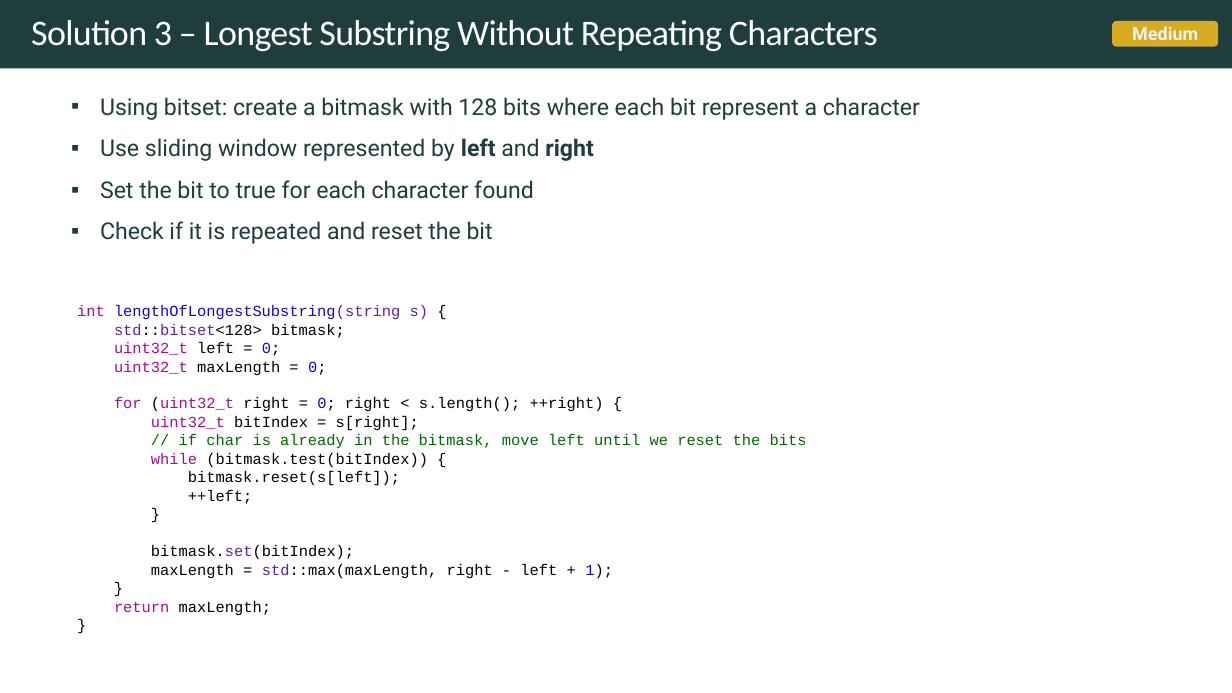
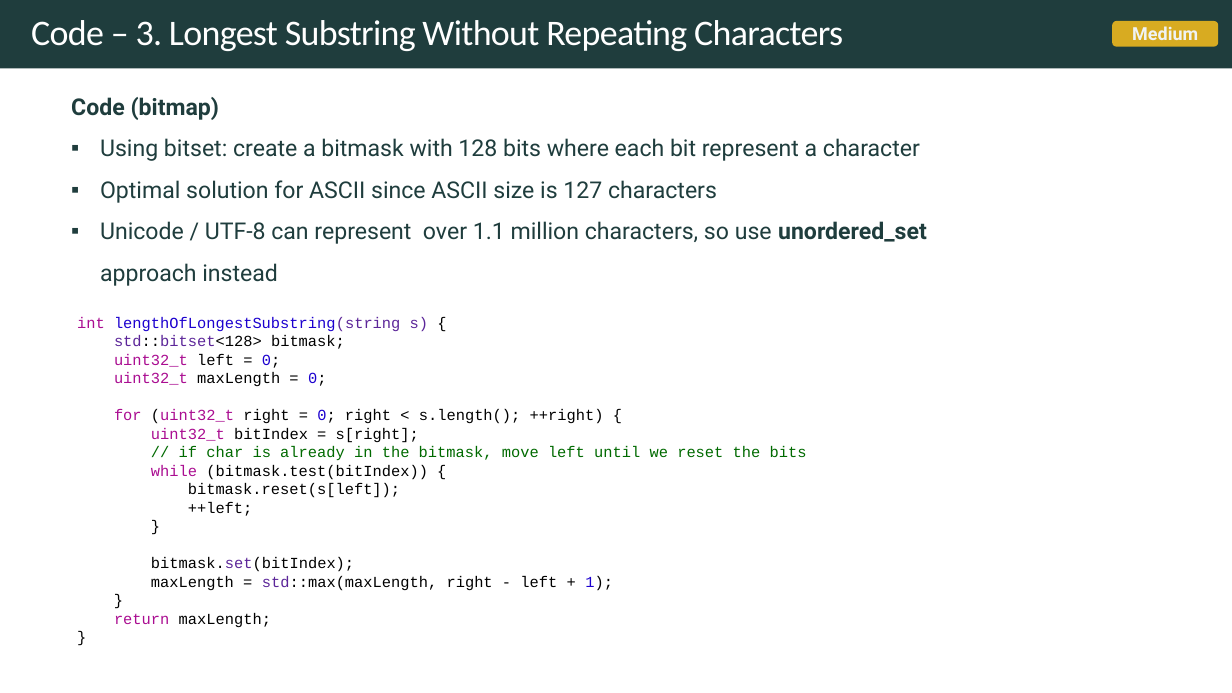
Before and after one commit to rfdavid/coding-interview-handbook-cpp, a slide deck: slide 38 of Algorithm and problem Solving Cheatsheet.pptm (slide 49 before the commit). Drawn at 1232x693 pixels with LibreOffice and Linux fonts; fonts in the diff are those of the drawing. Boxes give left, top, right and bottom in pixels: in the first picture for what was removed or moved away, otherwise in the second. Text is boxed around its words. In the diff, an @@ line names an element or a change of style, - is before the commit and + after.

```diff
--- a/Algorithm and problem Solving Cheatsheet.pptm
+++ b/Algorithm and problem Solving Cheatsheet.pptm
@@ text at [31,20,843,51]: text changed @@
-Solution 3 – Longest Substring Without Repeating Characters
+Code – 3. Longest Substring Without Repeating Characters
@@ text at [71,97,219,120]: paragraph added @@
+Code (bitmap)
@@ text at [100,180,927,286]: text changed @@
-▪ Use sliding window represented by left and right
-▪ Set the bit to true for each character found
-▪ Check if it is repeated and reset the bit
+▪ Optimal solution for ASCII since ASCII size is 127 characters
+▪ Unicode / UTF-8 can represent over 1.1 million characters, so use unordered_set approach instead
@@ text "int lengthOfLongestSubstring(string s) { std::bitset<128> ...": place and size @@
-text "int lengthOfLongestSubstring(string s) { std::bitset<128> ..." at [77,305,807,615]
+text "int lengthOfLongestSubstring(string s) { std::bitset<128> ..." at [77,317,807,627]
```
Also in this commit, not shown: 11 other slides changed, 18 slides added, 16 other files.
